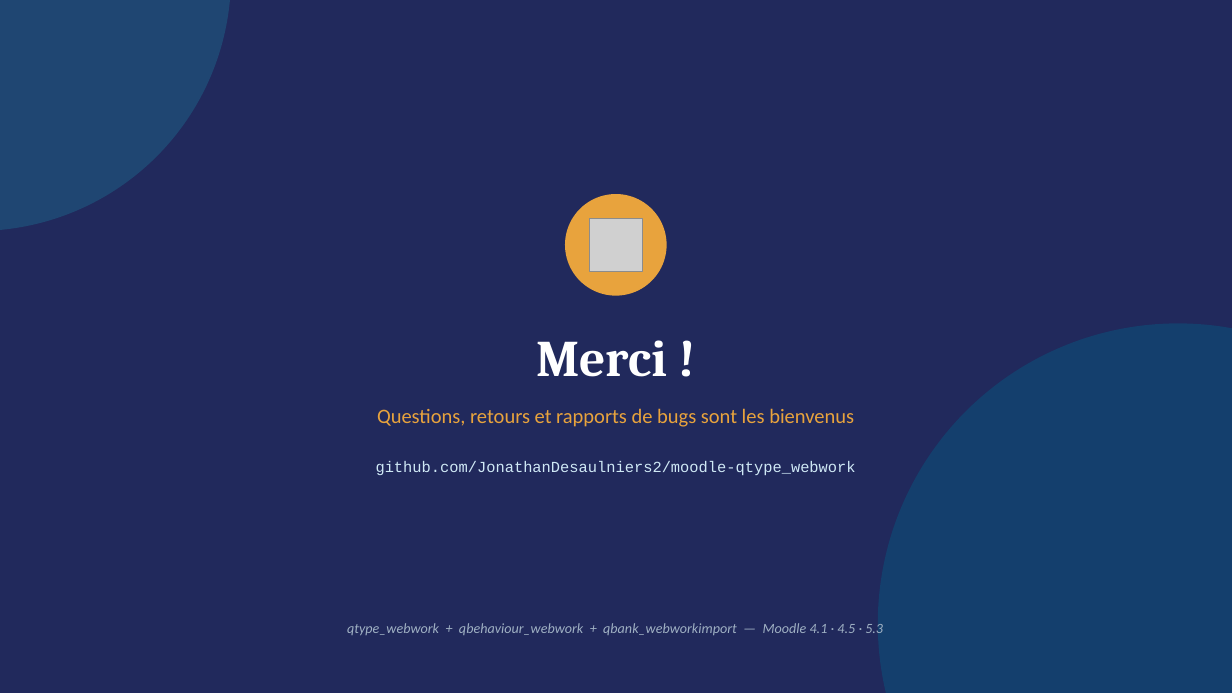
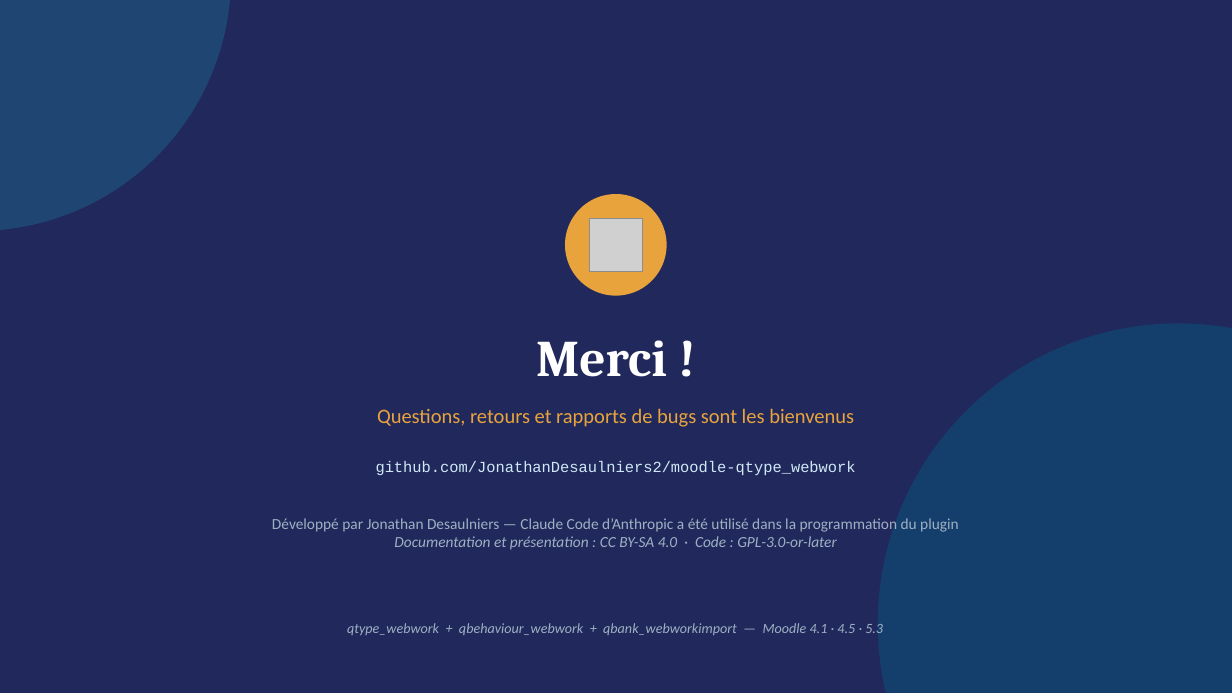
Before and after one commit to JonathanDesaulniers2/moodle-qtype_webwork, a slide deck: slide 22 of docs/qtype_webwork_presentation.pptx. Drawn at 1232x693 pixels with LibreOffice and Linux fonts; fonts in the diff are those of the drawing; grey boxes stand for pictures. Boxes give left, top, right and bottom in pixels: in the first picture for what was removed or moved away, otherwise in the second. Text is boxed around its words. In the diff, an @@ line names an element or a change of style, - is before the commit and + after.

Commit message:
Docs : auteur, mention de Claude Code et licence de la documentation
- « Développé par Jonathan Desaulniers » et « Claude Code d'Anthropic a été
  utilisé dans la programmation du plugin » (README, section Auteur et licences).
- Code : GPL-3.0-or-later inchangée (exigée par Moodle).
- Documentation (et présentation sur main) : CC BY-SA 4.0, LICENSE-DOCS.md.

```diff
--- a/docs/qtype_webwork_presentation.pptx
+++ b/docs/qtype_webwork_presentation.pptx
@@ text added at [272, 518, 959, 550], 12 pt, text #9FB0C3 @@
+Développé par Jonathan Desaulniers — Claude Code d’Anthropic a été utilisé dans la programmation du plugin
+Documentation et présentation : CC BY-SA 4.0 · Code : GPL-3.0-or-later
```
Also in this commit, not shown: 2 other files.
